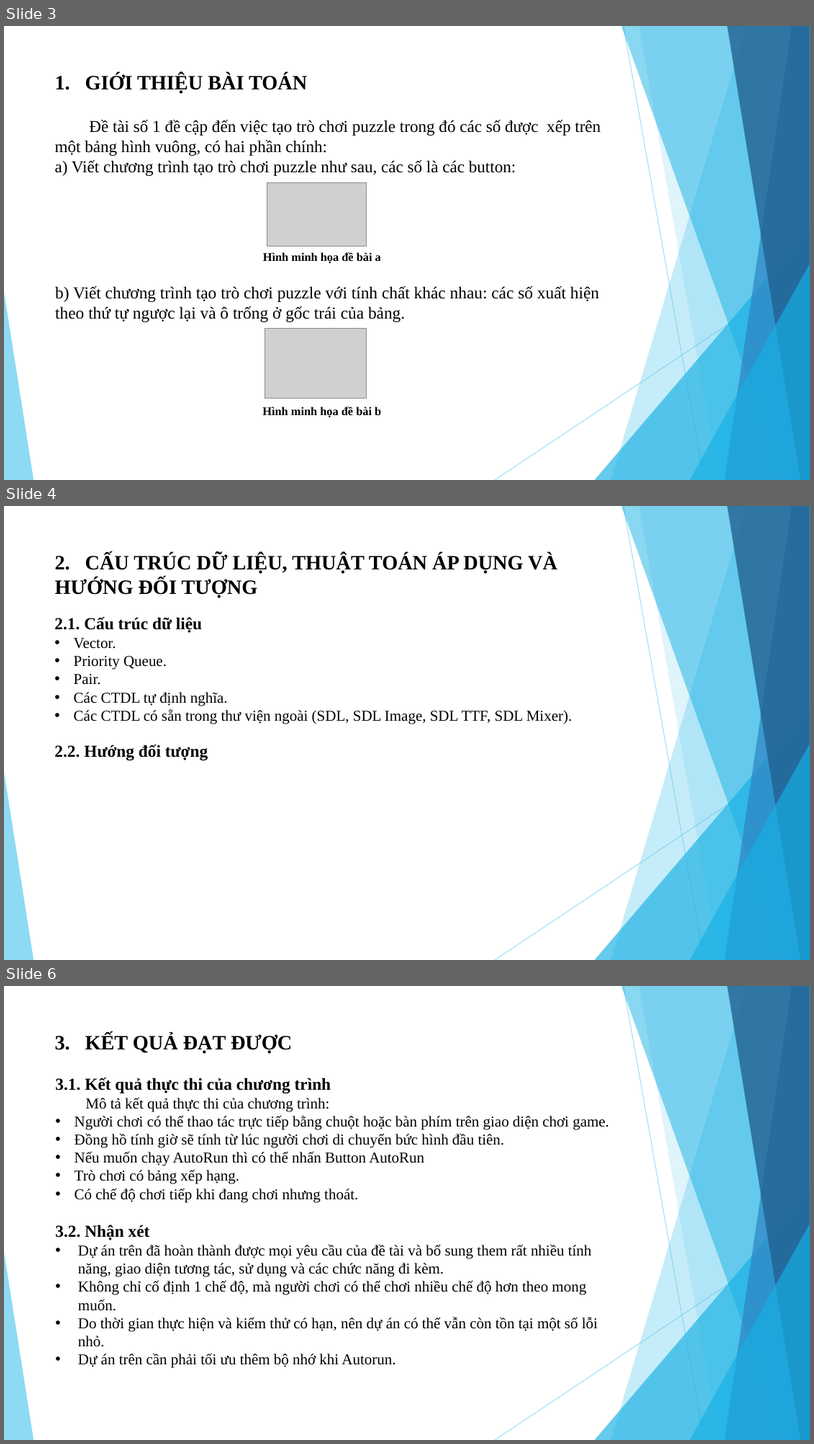
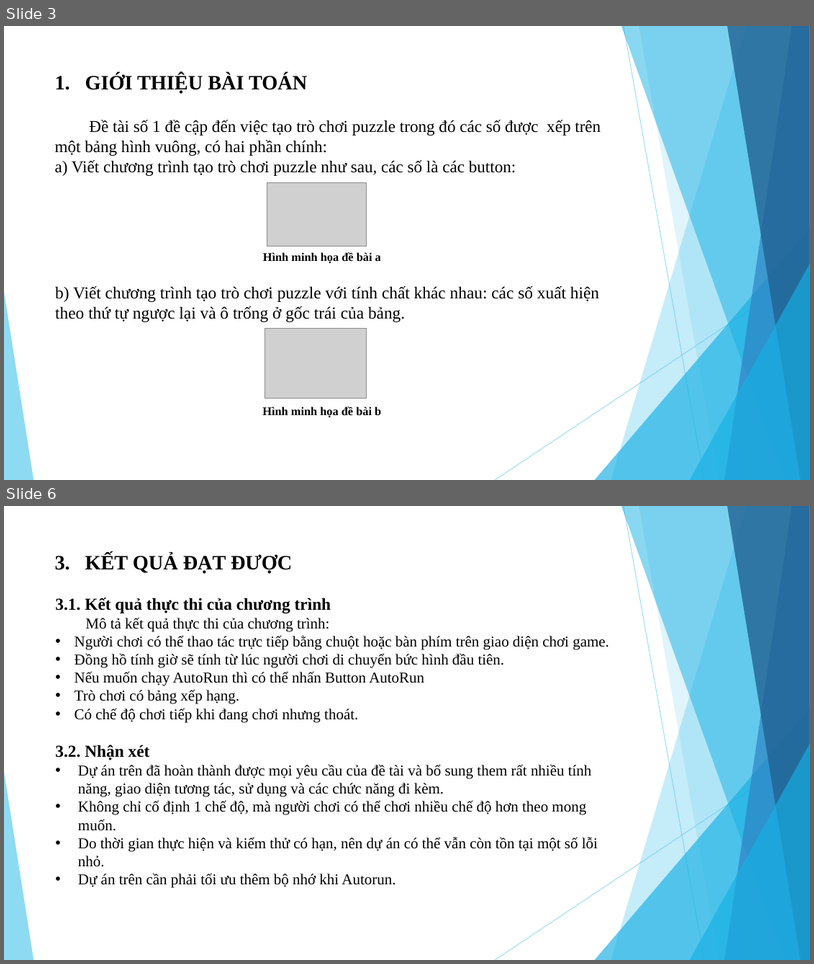
Before and after one commit to dotuangv/Game_Puzzle, a slide deck: BaoCao/PowerPoint_PBL2.pptx. Shown one above the other, each under a label of ours: slides 3, 4 and 6 before the commit, slides 3 and 6 after it; the slides between them are not shown. The pictures are 814x1444 and 814x964 pixels, drawn with LibreOffice and Linux fonts; fonts in the diff are those of the drawing; grey boxes stand for pictures. Boxes give left, top, right and bottom in pixels: in the first picture for what was removed or moved away, otherwise in the second. Text is boxed around its words. In the diff, an @@ line names an element or a change of style, - is before the commit and + after.

```diff
--- a/BaoCao/PowerPoint_PBL2.pptx
+++ b/BaoCao/PowerPoint_PBL2.pptx
@@ slide 4 removed at [4,506,810,960], background #FFFFFF; not listed: 10 template elements that a slide beside it also shows @@
@@ title removed at [55,554,558,597] @@
-2. CẤU TRÚC DỮ LIỆU, THUẬT TOÁN ÁP DỤNG VÀ HƯỚNG ĐỐI TƯỢNG
@@ text removed at [54,617,572,760] @@
-2.1. Cấu trúc dữ liệu
-• Vector.
-• Priority Queue.
-• Pair.
-• Các CTDL tự định nghĩa.
-• Các CTDL có sẵn trong thư viện ngoài (SDL, SDL Image, SDL TTF, SDL Mixer).
-2.2. Hướng đối tượng
```
Also in this commit, not shown: 2 slides changed, 2 slides added, 3 other files.
